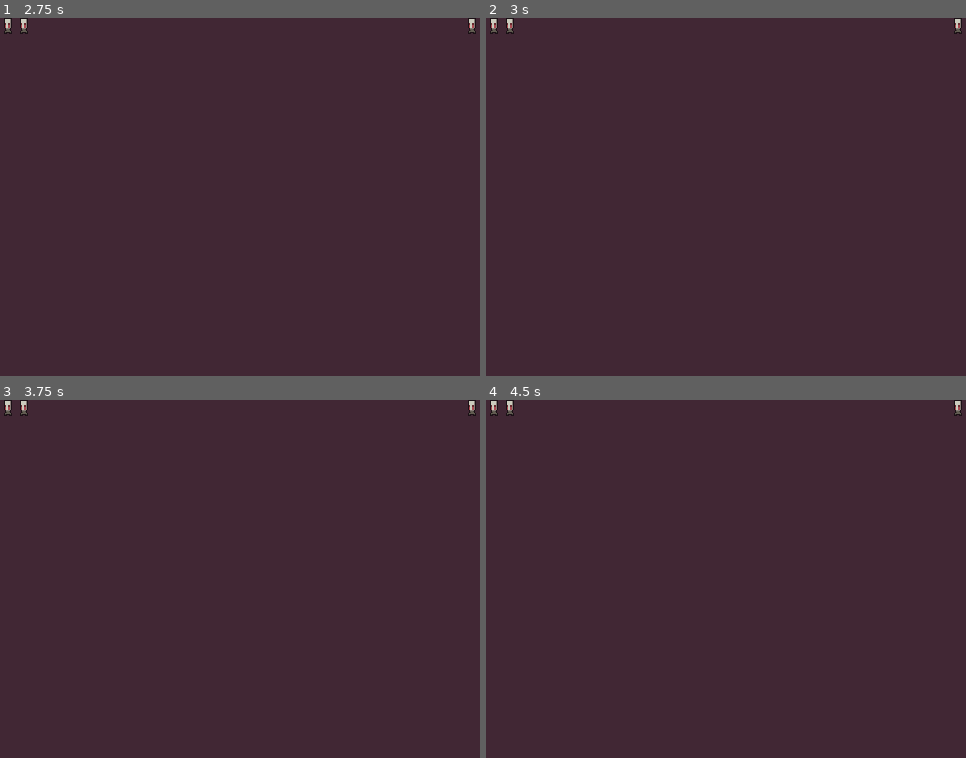
Above: before the commit, frames 1-4 (two rows, left to right).
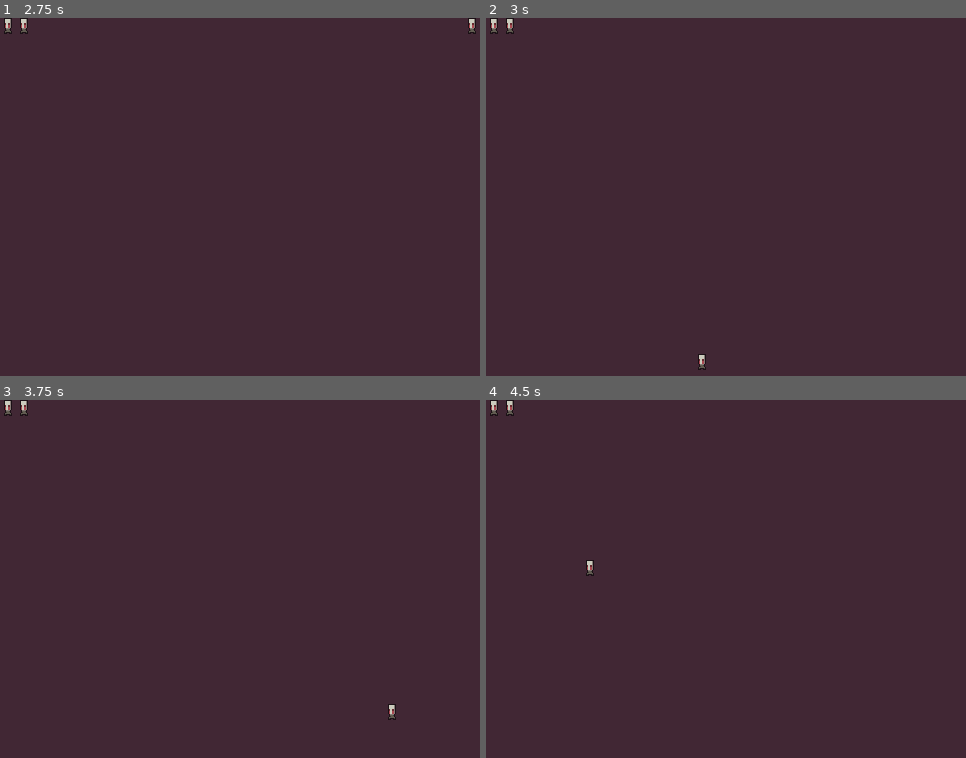
Above: after the commit, the same moments.

Repository: dyerw/ad-infernum
Game: Godot game, scene res://Game.tscn
Same seed, same stepped clock (60 frames per second), same inputs: the game is played once before the commit and once after it.
Inputs (mouse positions are in pixels of both pictures, inside the frame that each line leads up to):
- Up to frame 1 (2.75 s): tap Enter at 0.5, 2 s; move the mouse to (9, 25) at 0.52 s; click (9, 25) at 0.67 s; tap Space at 1.25 s; move the mouse to (24, 25) at 1.27 s; click (24, 25) at 1.42 s; move the mouse to (470, 25) at 2.02 s; click (470, 25) at 2.17 s
- Up to frame 2 (3 s): tap Space at 2.75 s; move the mouse to (702, 354) at 2.77 s; click (702, 354) at 2.92 s
- Up to frame 3 (3.75 s): tap Enter at 3.5 s; move the mouse to (384, 711) at 3.52 s; click (384, 711) at 3.67 s
- Up to frame 4 (4.5 s): tap Space at 4.25 s; move the mouse to (582, 568) at 4.27 s; click (582, 568) at 4.42 s

Frame 1 is identical in both runs. In frame 2, 0.1% of the frame differs, in the area x 44-100%, y 0-99%; in frame 3, 0.1%; in frame 4, 0.1%.

Commit message:
You can move yr dudes around

Diff:
--- a/Game.gd
+++ b/Game.gd
@@ -1,15 +1,32 @@
 extends Node2D
 const MapGenUtil = preload("utils/MapGen.gd")
 
+var map
+var selected_entity
+var entities = []
 
-var map
 onready var DungeonMap = get_node("DungeonMap")
 onready var Entity = preload("res://scenes/Entity.tscn")
+
+func is_entity_at_position(pos: Vector2) -> bool:
+	for entity in entities:
+		if entity.gridX == pos.x and entity.gridY == pos.y:
+			return true
+	return false
+
+func _unhandled_input(event):
+	if event is InputEventMouseButton \
+    and event.button_index == BUTTON_LEFT \
+    and event.is_pressed():
+		var map_position = DungeonMap.world_to_map(event.position)
+		if selected_entity and not is_entity_at_position(map_position):
+			selected_entity.move(map_position.x, map_position.y)
 
 func _add_player_unit(x, y):
 	var e = Entity.instance()
 	e.init(x, y)
 	add_child(e)
+	return e
 
 func _ready():
 	OS.set_window_size(Vector2(16 * 30, 16 * 30))
@@ -17,6 +34,9 @@
 	map = MapGenUtil.gen_map(30, 30, 0)
 	DungeonMap.draw_map(map)
 
-	_add_player_unit(0, 0)
-	_add_player_unit(1, 0)
-	_add_player_unit(29, 0)
+	entities.push_back(_add_player_unit(0, 0))
+	entities.push_back(_add_player_unit(1, 0))
+	entities.push_back(_add_player_unit(29, 0))
+
+func child_clicked(node):
+	selected_entity = node
--- a/scenes/Entity.gd
+++ b/scenes/Entity.gd
@@ -2,19 +2,20 @@
 
 var gridX
 var gridY
+var id
 
 func init(x, y):
 	gridX = x
 	gridY = y
 
-func move(x, y):
+func move(x: int, y: int):
 	gridX = x
 	gridY = y
 	self.position.x = gridX * 16
 	self.position.y = gridY * 16
 
 func on_click():
-	print("clicked!")
+	get_parent().child_clicked(self)
 
 func _ready():
 	move(gridX, gridY)
